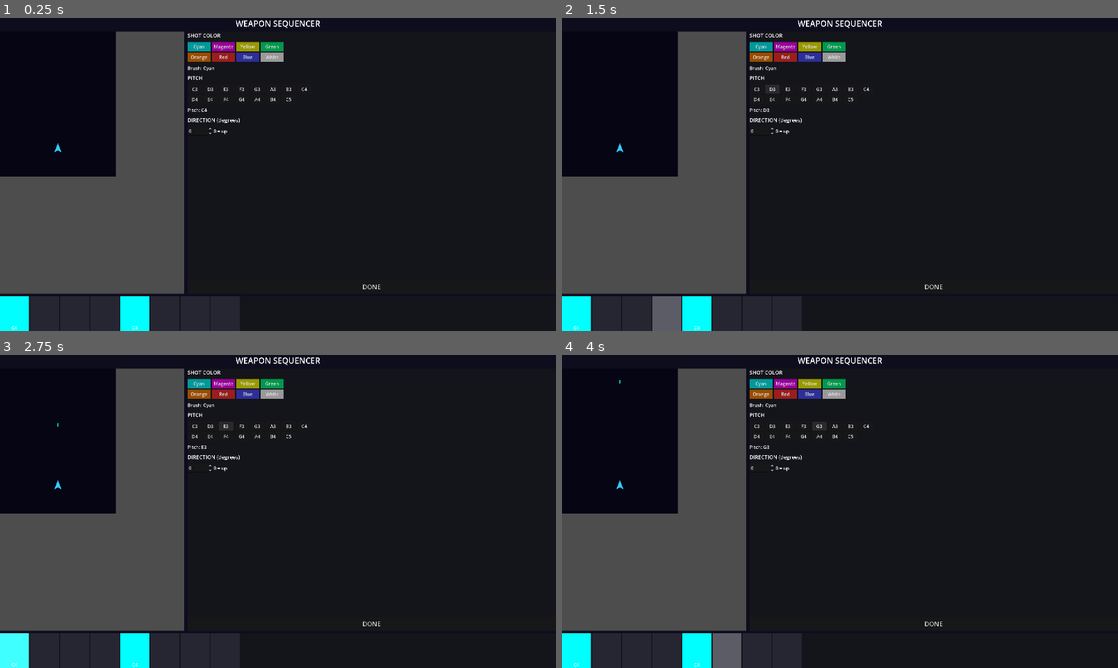
Above: before the commit, frames 1-4 (two rows, left to right).
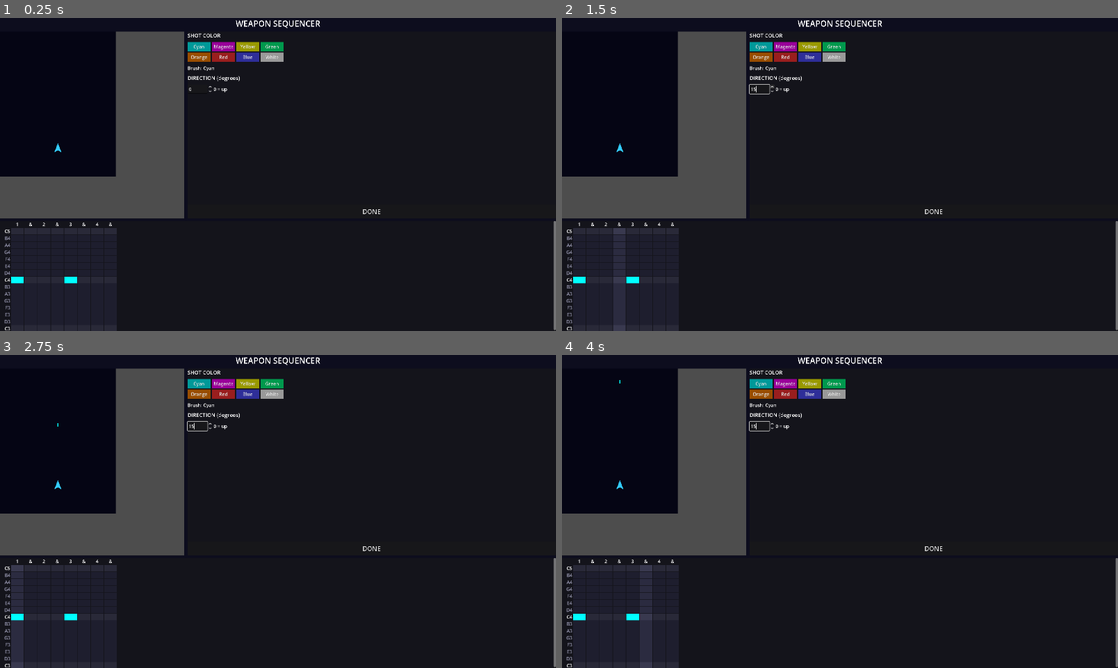
Above: after the commit, the same moments.

Repository: TISMND/synth-fleet
Game: Godot game, scene res://scenes/ui/weapon_customizer.tscn
Two runs of this game, one before a commit and one after it. Both use one fixed random seed, a clock stepped at 60 frames per second and the inputs below. This scene is started directly instead of the project's main scene.
Inputs (mouse positions are in pixels of both pictures, inside the frame that each line leads up to):
- Up to frame 1 (0.25 s): no input
- Up to frame 2 (1.5 s): click (756, 89) at 0.5 s, where only the run before the commit has a clickable "C3"; click (773, 89) at 1.25 s, where only the run before the commit has a clickable "D3"
- Up to frame 3 (2.75 s): click (227, 426) at 2 s, where only the run before the commit has a clickable "E3"
- Up to frame 4 (4 s): click (801, 426) at 2.75 s, where only the run before the commit has a clickable "F3"; click (817, 426) at 3.5 s, where only the run before the commit has a clickable "G3"

The runs differ from the first frame. In frame 1, 9.6% of the frame differs, in the area x 0-100%, y 18-100%; in frame 2, 10%; in frame 3, 9.6%; in frame 4, 10%.

Commit message:
Ok the loadout thing is really cool.

Diff:
--- a/scenes/ui/sequencer_slot.tscn
+++ /dev/null
@@ -1,29 +0,0 @@
-[gd_scene load_steps=2 format=3]
-
-[ext_resource type="Script" path="res://scripts/ui/sequencer_slot.gd" id="1"]
-
-[node name="SequencerSlot" type="PanelContainer"]
-custom_minimum_size = Vector2(100, 80)
-script = ExtResource("1")
-
-[node name="BeatLabel" type="Label" parent="."]
-layout_mode = 2
-size_flags_vertical = 0
-horizontal_alignment = 1
-text = "1"
-
-[node name="ColorFill" type="ColorRect" parent="."]
-layout_mode = 2
-color = Color(0.15, 0.15, 0.2, 1)
-
-[node name="PitchLabel" type="Label" parent="."]
-layout_mode = 2
-size_flags_vertical = 5
-horizontal_alignment = 1
-vertical_alignment = 2
-text = ""
-
-[node name="CursorOverlay" type="ColorRect" parent="."]
-layout_mode = 2
-color = Color(1, 1, 1, 0.25)
-mouse_filter = 2
--- a/scenes/ui/weapon_customizer.tscn
+++ b/scenes/ui/weapon_customizer.tscn
@@ -94,19 +94,6 @@
 layout_mode = 2
 text = "Brush: Cyan"
 
-[node name="PitchTitle" type="Label" parent="VBox/TopPanels/RightPanel/VBox"]
-layout_mode = 2
-text = "PITCH"
-theme_override_font_sizes/font_size = 18
-
-[node name="PitchGrid" type="GridContainer" parent="VBox/TopPanels/RightPanel/VBox"]
-layout_mode = 2
-columns = 8
-
-[node name="PitchValueLabel" type="Label" parent="VBox/TopPanels/RightPanel/VBox"]
-layout_mode = 2
-text = "Pitch: C4"
-
 [node name="DirectionTitle" type="Label" parent="VBox/TopPanels/RightPanel/VBox"]
 layout_mode = 2
 text = "DIRECTION (degrees)"
@@ -138,13 +125,7 @@
 
 [node name="BottomPanel" type="PanelContainer" parent="VBox"]
 layout_mode = 2
-custom_minimum_size = Vector2(0, 120)
+custom_minimum_size = Vector2(0, 380)
 
 [node name="TimelineScroll" type="ScrollContainer" parent="VBox/BottomPanel"]
 layout_mode = 2
-
-[node name="Timeline" type="HBoxContainer" parent="VBox/BottomPanel/TimelineScroll"]
-layout_mode = 2
-size_flags_horizontal = 3
-size_flags_vertical = 3
-theme_override_constants/separation = 4
--- /dev/null
+++ b/scripts/ui/piano_cell.gd
@@ -0,0 +1,56 @@
+extends ColorRect
+## A single cell in the piano-roll grid sequencer.
+## Click to place/remove/move notes.
+
+signal cell_clicked(column: int, pitch_index: int)
+
+var column: int = 0
+var pitch_index: int = 0
+var _is_c_row: bool = false
+var _filled: bool = false
+var _cursor_active: bool = false
+
+const EMPTY_COLOR := Color(0.12, 0.12, 0.18, 1.0)
+const EMPTY_C_ROW_COLOR := Color(0.16, 0.16, 0.22, 1.0)
+const CURSOR_BRIGHTEN := 1.4
+
+
+func _init() -> void:
+	custom_minimum_size = Vector2(44, 22)
+	mouse_filter = Control.MOUSE_FILTER_STOP
+
+
+func setup(col: int, p_idx: int, is_c_row: bool) -> void:
+	column = col
+	pitch_index = p_idx
+	_is_c_row = is_c_row
+	set_empty()
+
+
+func _gui_input(event: InputEvent) -> void:
+	if event is InputEventMouseButton and event.pressed and event.button_index == MOUSE_BUTTON_LEFT:
+		cell_clicked.emit(column, pitch_index)
+
+
+func set_filled(fill_color: Color) -> void:
+	_filled = true
+	color = fill_color
+	_apply_cursor()
+
+
+func set_empty() -> void:
+	_filled = false
+	color = EMPTY_C_ROW_COLOR if _is_c_row else EMPTY_COLOR
+	_apply_cursor()
+
+
+func set_cursor_highlight(active: bool) -> void:
+	_cursor_active = active
+	_apply_cursor()
+
+
+func _apply_cursor() -> void:
+	if _cursor_active:
+		modulate = Color(CURSOR_BRIGHTEN, CURSOR_BRIGHTEN, CURSOR_BRIGHTEN)
+	else:
+		modulate = Color(1, 1, 1)
--- a/scripts/ui/sequencer_slot.gd
+++ /dev/null
@@ -1,88 +0,0 @@
-extends PanelContainer
-## A single slot in the sequencer timeline. Clickable to place/remove notes.
-
-signal slot_clicked(index: int)
-
-@export var slot_index: int = 0
-
-var _note_data: Dictionary = {}
-var _is_active: bool = false  # playback cursor highlight
-
-@onready var color_fill: ColorRect = $ColorFill
-@onready var pitch_label: Label = $PitchLabel
-@onready var beat_label: Label = $BeatLabel
-@onready var cursor_overlay: ColorRect = $CursorOverlay
-
-const BEAT_LABELS := ["1", "&", "2", "&", "3", "&", "4", "&"]
-
-# Color name -> actual Color mapping
-const COLOR_MAP := {
-	"cyan": Color(0, 1, 1),
-	"magenta": Color(1, 0, 1),
-	"yellow": Color(1, 1, 0),
-	"green": Color(0, 1, 0.5),
-	"orange": Color(1, 0.5, 0),
-	"red": Color(1, 0.2, 0.2),
-	"blue": Color(0.3, 0.3, 1),
-	"white": Color(1, 1, 1),
-}
-
-const PITCH_NAMES := {
-	0.5: "C3", 0.56: "D3", 0.63: "E3", 0.67: "F3",
-	0.75: "G3", 0.84: "A3", 0.94: "B3", 1.0: "C4",
-	1.12: "D4", 1.26: "E4", 1.33: "F4", 1.5: "G4",
-	1.68: "A4", 1.89: "B4", 2.0: "C5",
-}
-
-
-func _ready() -> void:
-	beat_label.text = BEAT_LABELS[slot_index]
-	cursor_overlay.visible = false
-	update_display()
-	gui_input.connect(_on_gui_input)
-
-
-func _on_gui_input(event: InputEvent) -> void:
-	if event is InputEventMouseButton and event.pressed and event.button_index == MOUSE_BUTTON_LEFT:
-		slot_clicked.emit(slot_index)
-
-
-func set_note(data: Dictionary) -> void:
-	_note_data = data
-	update_display()
-
-
-func get_note() -> Dictionary:
-	return _note_data
-
-
-func clear() -> void:
-	_note_data = {}
-	update_display()
-
-
-func update_display() -> void:
-	if _note_data.is_empty():
-		color_fill.color = Color(0.15, 0.15, 0.2, 1.0)
-		pitch_label.text = ""
-	else:
-		var c_name: String = _note_data.get("color", "cyan")
-		color_fill.color = COLOR_MAP.get(c_name, Color(0, 1, 1))
-		var pitch: float = _note_data.get("pitch", 1.0)
-		pitch_label.text = _get_pitch_name(pitch)
-
-
-func set_cursor_active(active: bool) -> void:
-	cursor_overlay.visible = active
-
-
-func _get_pitch_name(pitch: float) -> String:
-	# Find closest pitch name
-	var closest_name := ""
-	var closest_dist := 999.0
-	for p in PITCH_NAMES:
-		var dist := absf(p - pitch)
-		if dist < closest_dist:
-			closest_dist = dist
-			closest_name = PITCH_NAMES[p]
-	return closest_name
--- a/scripts/ui/weapon_customizer.gd
+++ b/scripts/ui/weapon_customizer.gd
@@ -1,8 +1,8 @@
 extends Control
 ## Weapon customizer / sequencer screen.
-## Three panels: turret preview (left), controls (right), timeline (bottom).
-
-const SLOT_SCENE := preload("res://scenes/ui/sequencer_slot.tscn")
+## Three panels: turret preview (left), controls (right), piano-roll grid (bottom).
+
+const PianoCell := preload("res://scripts/ui/piano_cell.gd")
 
 const COLORS := ["cyan", "magenta", "yellow", "green", "orange", "red", "blue", "white"]
 const COLOR_MAP := {
@@ -34,32 +34,30 @@
 	{ "name": "C5", "value": 2.0 },
 ]
 
+const BEAT_LABELS := ["1", "&", "2", "&", "3", "&", "4", "&"]
+
 var mount_name: String = "forward"
 var brush_color: String = "cyan"
-var brush_pitch: float = 1.0
 var brush_direction: float = 0.0
 
 var _pattern: WeaponPattern
-var _slot_nodes: Array = []
+var _cell_map: Dictionary = {}  # Vector2i(col, pitch_idx) -> PianoCell
 var _preview_weapon: WeaponBase = null
 var _cursor_slot: int = -1
 
-@onready var timeline_container: HBoxContainer = $VBox/BottomPanel/TimelineScroll/Timeline
+@onready var timeline_scroll: ScrollContainer = $VBox/BottomPanel/TimelineScroll
 @onready var color_grid: GridContainer = $VBox/TopPanels/RightPanel/VBox/ColorGrid
-@onready var pitch_grid: GridContainer = $VBox/TopPanels/RightPanel/VBox/PitchGrid
 @onready var direction_spin: SpinBox = $VBox/TopPanels/RightPanel/VBox/DirectionRow/DirectionSpin
 @onready var done_button: Button = $VBox/TopPanels/RightPanel/VBox/DoneButton
 @onready var preview_viewport: SubViewport = $VBox/TopPanels/LeftPanel/SubViewportContainer/PreviewViewport
 @onready var preview_weapon_node: Node2D = $VBox/TopPanels/LeftPanel/SubViewportContainer/PreviewViewport/PreviewShip/PreviewMount/PreviewWeapon
 @onready var color_label: Label = $VBox/TopPanels/RightPanel/VBox/BrushLabel
-@onready var pitch_label: Label = $VBox/TopPanels/RightPanel/VBox/PitchValueLabel
 
 
 func _ready() -> void:
 	_load_pattern()
-	_build_timeline()
+	_build_piano_grid()
 	_build_color_buttons()
-	_build_pitch_buttons()
 	_update_brush_label()
 
 	direction_spin.value = brush_direction
@@ -90,14 +88,51 @@
 				_pattern.slots[i] = slot_array[i].duplicate()
 
 
-func _build_timeline() -> void:
-	for i in WeaponPattern.SLOTS:
-		var slot_node := SLOT_SCENE.instantiate()
-		slot_node.slot_index = i
-		timeline_container.add_child(slot_node)
-		slot_node.set_note(_pattern.slots[i])
-		slot_node.slot_clicked.connect(_on_slot_clicked)
-		_slot_nodes.append(slot_node)
+func _build_piano_grid() -> void:
+	var grid := GridContainer.new()
+	grid.columns = 9  # 1 label column + 8 time columns
+	grid.add_theme_constant_override("h_separation", 2)
+	grid.add_theme_constant_override("v_separation", 1)
+	timeline_scroll.add_child(grid)
+
+	# Row 0: corner spacer + beat labels
+	var spacer := Control.new()
+	spacer.custom_minimum_size = Vector2(36, 22)
+	grid.add_child(spacer)
+	for col in WeaponPattern.SLOTS:
+		var lbl := Label.new()
+		lbl.text = BEAT_LABELS[col]
+		lbl.horizontal_alignment = HORIZONTAL_ALIGNMENT_CENTER
+		lbl.custom_minimum_size = Vector2(44, 22)
+		grid.add_child(lbl)
+
+	# Rows 1-15: pitch labels + cells, C5 (top) -> C3 (bottom)
+	for row in range(PITCHES.size()):
+		# pitch_index: row 0 = C5 (index 14), row 14 = C3 (index 0)
+		var pitch_idx: int = PITCHES.size() - 1 - row
+		var pitch_name: String = PITCHES[pitch_idx]["name"]
+		var is_c_row: bool = pitch_name.begins_with("C")
+
+		# Pitch label
+		var lbl := Label.new()
+		lbl.text = pitch_name
+		lbl.horizontal_alignment = HORIZONTAL_ALIGNMENT_RIGHT
+		lbl.custom_minimum_size = Vector2(36, 22)
+		if is_c_row:
+			lbl.add_theme_color_override("font_color", Color(1, 1, 1))
+		else:
+			lbl.add_theme_color_override("font_color", Color(0.6, 0.6, 0.7))
+		grid.add_child(lbl)
+
+		# 8 cells for this pitch row
+		for col in WeaponPattern.SLOTS:
+			var cell: ColorRect = PianoCell.new()
+			cell.setup(col, pitch_idx, is_c_row)
+			cell.cell_clicked.connect(_on_cell_clicked)
+			grid.add_child(cell)
+			_cell_map[Vector2i(col, pitch_idx)] = cell
+
+	_refresh_all_cells()
 
 
 func _build_color_buttons() -> void:
@@ -115,54 +150,59 @@
 		color_grid.add_child(btn)
 
 
-func _build_pitch_buttons() -> void:
-	for p in PITCHES:
-		var btn := Button.new()
-		btn.text = p["name"]
-		btn.custom_minimum_size = Vector2(50, 28)
-		btn.pressed.connect(_select_pitch.bind(p["value"], p["name"]))
-		pitch_grid.add_child(btn)
-
-
 func _select_color(c: String) -> void:
 	brush_color = c
 	_update_brush_label()
 
 
-func _select_pitch(val: float, _name: String) -> void:
-	brush_pitch = val
-	_update_brush_label()
-
-
 func _update_brush_label() -> void:
 	if color_label:
 		color_label.text = "Brush: " + brush_color.capitalize()
-	if pitch_label:
-		# Find pitch name
-		for p in PITCHES:
-			if absf(p["value"] - brush_pitch) < 0.01:
-				pitch_label.text = "Pitch: " + p["name"]
-				break
-
-
-func _on_slot_clicked(index: int) -> void:
-	if _pattern.is_slot_empty(index):
-		_pattern.set_note(index, brush_color, brush_pitch, brush_direction)
+
+
+func _on_cell_clicked(column: int, pitch_index: int) -> void:
+	var clicked_pitch: float = PITCHES[pitch_index]["value"]
+	var current_note: Dictionary = _pattern.slots[column]
+
+	if current_note.is_empty():
+		# Empty slot — place note
+		_pattern.set_note(column, brush_color, clicked_pitch, brush_direction)
+	elif _pitch_matches(current_note.get("pitch", -1.0), clicked_pitch):
+		# Same pitch — clear note
+		_pattern.clear_note(column)
 	else:
-		_pattern.clear_note(index)
-	_slot_nodes[index].set_note(_pattern.slots[index])
-	# Update preview weapon
+		# Different pitch — move note to clicked row with brush color
+		_pattern.set_note(column, brush_color, clicked_pitch, brush_direction)
+
+	_refresh_column(column)
 	if _preview_weapon:
 		_preview_weapon.pattern = _pattern
 
 
+func _pitch_matches(a: float, b: float) -> bool:
+	return absf(a - b) < 0.01
+
+
+func _refresh_column(col: int) -> void:
+	var note: Dictionary = _pattern.slots[col]
+	for pitch_idx in range(PITCHES.size()):
+		var cell = _cell_map[Vector2i(col, pitch_idx)]
+		if not note.is_empty() and _pitch_matches(note.get("pitch", -1.0), PITCHES[pitch_idx]["value"]):
+			cell.set_filled(COLOR_MAP.get(note.get("color", "cyan"), Color(0, 1, 1)))
+		else:
+			cell.set_empty()
+
+
+func _refresh_all_cells() -> void:
+	for col in WeaponPattern.SLOTS:
+		_refresh_column(col)
+
+
 var _eighth_counter: int = 0
 
 func _on_beat_for_cursor(_beat_index: int) -> void:
-	# Advance cursor two slots per beat (eighth notes)
 	_highlight_cursor(_eighth_counter)
 	_eighth_counter = (_eighth_counter + 1) % WeaponPattern.SLOTS
-	# Schedule second eighth highlight
 	var half := BeatClock.get_beat_duration() / 2.0
 	get_tree().create_timer(half, false).timeout.connect(
 		func() -> void:
@@ -172,15 +212,22 @@
 
 
 func _highlight_cursor(slot: int) -> void:
-	if _cursor_slot >= 0 and _cursor_slot < _slot_nodes.size():
-		_slot_nodes[_cursor_slot].set_cursor_active(false)
+	# Clear previous column
+	if _cursor_slot >= 0:
+		for pitch_idx in range(PITCHES.size()):
+			var key := Vector2i(_cursor_slot, pitch_idx)
+			if key in _cell_map:
+				_cell_map[key].set_cursor_highlight(false)
+	# Highlight new column
 	_cursor_slot = slot
-	if _cursor_slot >= 0 and _cursor_slot < _slot_nodes.size():
-		_slot_nodes[_cursor_slot].set_cursor_active(true)
+	if _cursor_slot >= 0:
+		for pitch_idx in range(PITCHES.size()):
+			var key := Vector2i(_cursor_slot, pitch_idx)
+			if key in _cell_map:
+				_cell_map[key].set_cursor_highlight(true)
 
 
 func _on_done() -> void:
-	# Save pattern
 	var slot_array: Array = []
 	for i in WeaponPattern.SLOTS:
 		slot_array.append(_pattern.slots[i].duplicate())
